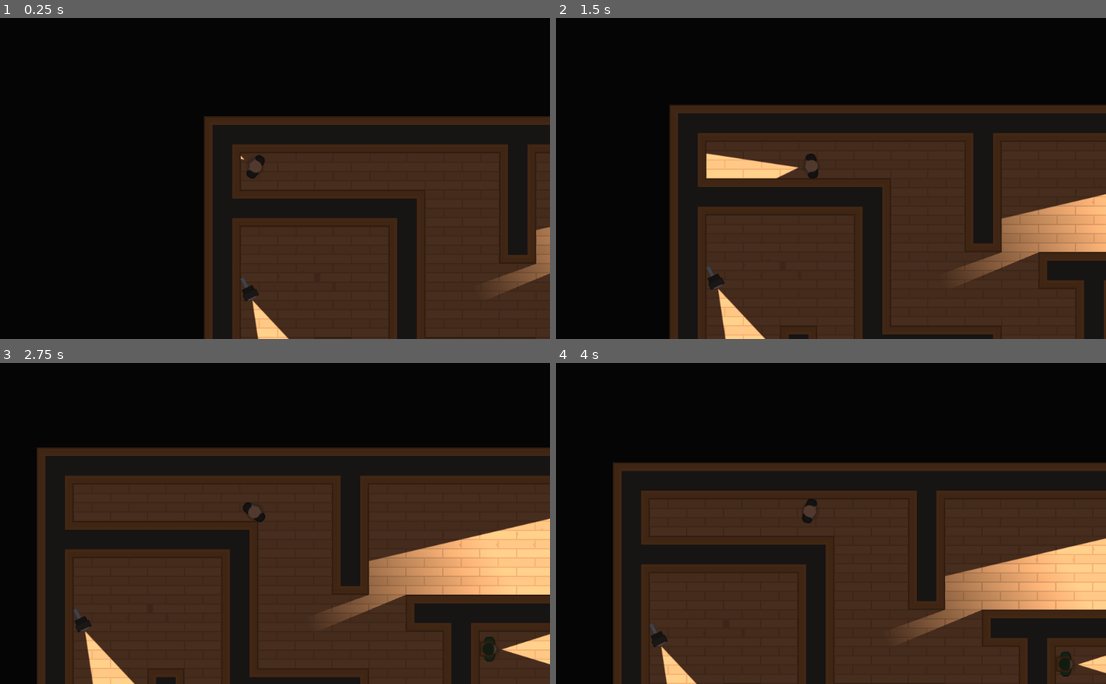
Above: before the commit, frames 1-4 (two rows, left to right).
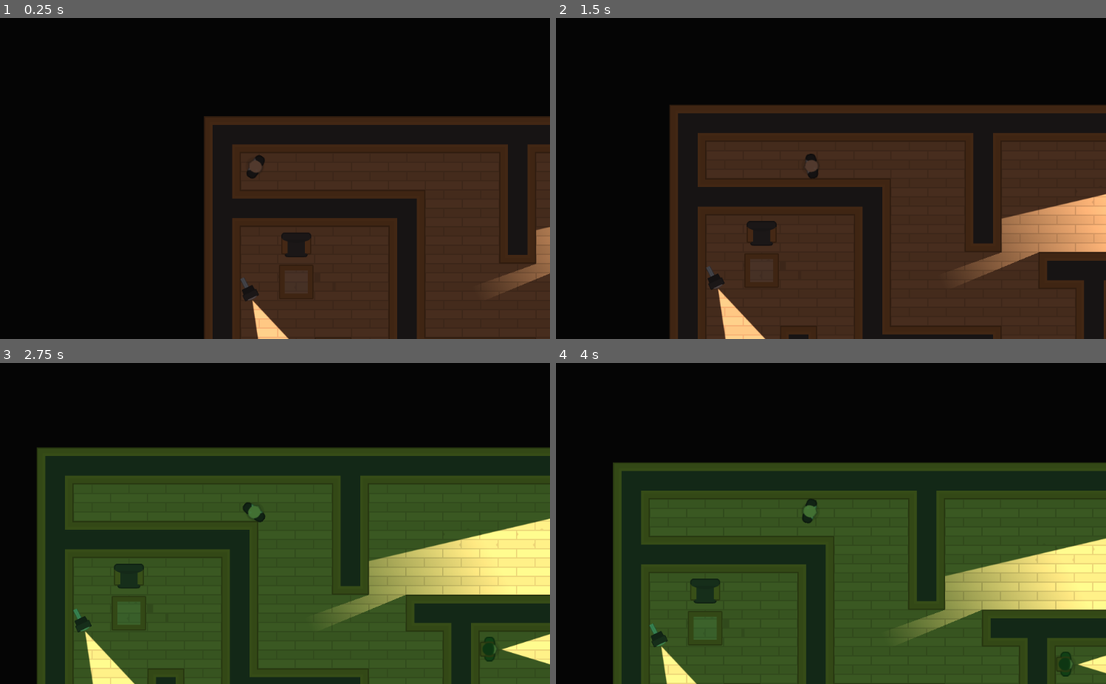
Above: after the commit, the same moments.

Repository: bruhify32/SpyTheGame
Game: Godot game, scene res://Levels/Level1.tscn
Same seed, same stepped clock (60 frames per second), same inputs: the game is played once before the commit and once after it. This scene is started directly instead of the project's main scene.
Inputs (mouse positions are in pixels of both pictures, inside the frame that each line leads up to):
- Up to frame 1 (0.25 s): no input
- Up to frame 2 (1.5 s): tap Enter at 0.5 s; move the mouse to (941, 149) at 0.52 s; hold D (move_right) 0.53-1.28 s; tap Space (torch_toggle, bound only before the commit) at 0.6, 1.35 s; move the mouse to (693, 184) at 1.27 s; hold S (move_down) from 1.28 s (still down)
- Up to frame 3 (2.75 s): move the mouse to (313, 436) at 2.02 s; release S (move_down) at 2.03 s; hold D (move_right) from 2.03 s (still down); tap Space (torch_toggle, bound only before the commit) at 2.1 s
- Up to frame 4 (4 s): move the mouse to (781, 581) at 2.77 s; release D (move_right) at 2.78 s; hold W (move_up) 2.78-3.53 s; tap Space (torch_toggle, bound only before the commit) at 2.85, 3.6 s; move the mouse to (990, 562) at 3.52 s; hold A (move_left) from 3.53 s (still down)

The runs differ from the first frame. In frame 1, 0.3% of the frame differs, in the area x 43-57%, y 42-75%; in frame 2, 1.2%; in frame 3, 53%, in the area x 6-100%, y 26-100%; in frame 4, 48%.
Error after the commit: Invalid get index '0' (on base: 'Array'). (res://Character/guard.gd:24)

Commit message:
added audio, navigation, enemy path.

Diff:
--- a/Character/Player.gd
+++ b/Character/Player.gd
@@ -24,5 +24,5 @@
         motion.x = lerp(motion.x,0,FRICTION);
 
 func _input(event):
-    if Input.is_action_just_pressed("torch_toggle"):
-        torch.enabled = !torch.enabled;
+    if Input.is_action_just_pressed("torch_vision_mode"):
+        get_tree().call_group("Interface","cycle_vision_mode");
--- a/Character/Player.tscn
+++ b/Character/Player.tscn
@@ -1,9 +1,8 @@
-[gd_scene load_steps=5 format=2]
+[gd_scene load_steps=4 format=2]
 
 [ext_resource path="res://GFX/PNG/Hitman 1/hitman1_stand.png" type="Texture" id=1]
 [ext_resource path="res://Character/template_character.tscn" type="PackedScene" id=2]
 [ext_resource path="res://Character/Player.gd" type="Script" id=3]
-[ext_resource path="res://Lightmaps/Torch.tscn" type="PackedScene" id=4]
 
 [node name="Player" instance=ExtResource( 2 )]
 collision_mask = 6
@@ -11,6 +10,3 @@
 
 [node name="Sprite" parent="." index="0"]
 texture = ExtResource( 1 )
-
-[node name="Torch" parent="." index="2" instance=ExtResource( 4 )]
-position = Vector2( 16, 0 )
--- a/Character/guard.gd
+++ b/Character/guard.gd
@@ -1 +1,50 @@
 extends "res://Character/NPCs/player_detection.gd"
+
+onready var navigation : Navigation2D = get_tree().get_root().find_node("Navigation2D",true,false);
+onready var destinations : Node2D = navigation.get_node("Destinations");
+
+var motion : Vector2 = Vector2();
+var possible_destinations : Array;
+var path : Array;
+
+onready var timer : Timer = $Timer;
+
+export var min_arival_distance : int = 5;
+export var walk_speed : float = 0.5;
+
+func _ready():
+	randomize();
+	possible_destinations = destinations.get_children();
+	make_path();
+
+func _physics_process(delta):
+	navigate();
+
+func navigate():
+	var distance_to_destination = position.distance_to(path[0]);
+	if distance_to_destination > min_arival_distance:
+		move();
+	else:
+		update_path();
+
+func update_path():
+	if path.size() == 1:
+		if timer.is_stopped():
+			timer.start();
+	else:
+		path.remove(0);
+
+
+func move():
+	look_at(path[0]);
+	motion = (path[0]-position).normalized() * (MAX_SPEED * walk_speed);
+	if is_on_wall():
+		make_path();
+	move_and_slide(motion);
+
+func make_path():
+	var new_destination = possible_destinations[randi()% possible_destinations.size()-1];
+	path = navigation.get_simple_path(position,new_destination.position,false);
+
+func _on_Timer_timeout():
+	make_path();
--- a/Character/guard.tscn
+++ b/Character/guard.tscn
@@ -14,3 +14,9 @@
 
 [node name="Torch" parent="." index="3" instance=ExtResource( 3 )]
 position = Vector2( 13.329, 0 )
+
+[node name="Timer" type="Timer" parent="." index="4"]
+wait_time = 3.0
+one_shot = true
+
+[connection signal="timeout" from="Timer" to="." method="_on_Timer_timeout"]
--- a/Levels/Level1.tscn
+++ b/Levels/Level1.tscn
@@ -8,6 +8,21 @@
 
 [node name="TileMap" parent="Navigation2D" index="0"]
 tile_data = PoolIntArray( 0, 2, 0, 1, 2, 2, 2, 2, 2, 3, 2, 2, 4, 2, 2, 5, 2, 2, 6, 2, 2, 7, 2, 2, 8, 2, 3, 9, 2, 2, 10, …(8081 unchanged characters)…
+
+[node name="Destination" type="Position2D" parent="Navigation2D/Destinations" index="0"]
+position = Vector2( 113.265, 656.937 )
+
+[node name="Destination2" type="Position2D" parent="Navigation2D/Destinations" index="1"]
+position = Vector2( 1529.08, 966.527 )
+
+[node name="Destination3" type="Position2D" parent="Navigation2D/Destinations" index="2"]
+position = Vector2( 783.416, 1119.44 )
+
+[node name="Destination4" type="Position2D" parent="Navigation2D/Destinations" index="3"]
+position = Vector2( 1576.27, 152.908 )
+
+[node name="Furniture" parent="Navigation2D" index="2"]
+tile_data = PoolIntArray( 65560, 1610612736, 0, 65561, 1610612736, 0, 131092, 1610612736, 0, 131096, 1, 0, 131097, 1610612737, 0, 196610, 1610612736, 0, 196627, 1, 0, 196628, 2, 0, 196629, 1610612737, 0, 262146, -1610612733, 0, 262163, 0, 0, 262165, 0, 0, 262169, 1610612736, 0, 327704, -1610612736, 0, 327705, -1073741821, 0, 327706, -1073741824, 0, 458777, -1073741821, 0, 458778, -1073741824, 0, 524306, 1, 0, 524307, 2, 0, 524308, 2, 0, 524309, 1610612737, 0, 589834, -1073741824, 0, 589843, 0, 0, 589845, 0, 0, 655386, -1073741824, 0, 720906, -1073741824, 0, 720922, -1073741824, 0, 786435, 1610612736, 0, 851970, 1, 0, 851971, 2, 0, 851972, 1610612737, 0, 851978, -1073741824, 0, 851980, -1610612736, 0, 851981, 1, 0, 851982, 2, 0, 851983, 1610612737, 0, 851985, -1073741824, 0, 917506, 0, 0, 917508, 0, 0, 1179652, 0, 0, 1179653, 0, 0, 1179656, 0, 0, 1179658, 0, 0, 1179660, 0, 0, 1179662, 0, 0, 1179664, 0, 0 )
 
 [node name="SecurityCamera" parent="SecurityCams" index="0" instance=ExtResource( 2 )]
 position = Vector2( 73.6222, 295.479 )
--- a/Levels/TemplateLevel.tscn
+++ b/Levels/TemplateLevel.tscn
@@ -1,7 +1,141 @@
-[gd_scene load_steps=3 format=2]
+[gd_scene load_steps=15 format=2]
 
 [ext_resource path="res://Tiles/TileSet.tres" type="TileSet" id=1]
 [ext_resource path="res://Character/Player.tscn" type="PackedScene" id=2]
+[ext_resource path="res://GFX/Tilesheet/tilesheet_complete.png" type="Texture" id=3]
+[ext_resource path="res://Lightmaps/VisionMode.tscn" type="PackedScene" id=4]
+
+[sub_resource type="OccluderPolygon2D" id=6]
+polygon = PoolVector2Array( 14.0498, 11.8171, 13.7708, 11.259, 48.3768, 11.259, 52.0049, 14.8871, 55.912, 15.7242, 58.4238, 47.5396, 56.1912, 53.1212, 10.1426, 54.5166, 5.39819, 47.8186, 5.67737, 15.1661, 11.259, 15.1661 )
+
+[sub_resource type="ConvexPolygonShape2D" id=1]
+points = PoolVector2Array( 13.8265, 10.8125, 13.4917, 12.8219, 48.9908, 12.4869, 56.0237, 17.5105, 56.0237, 51.3351, 10.1427, 54.0143, 7.12854, 16.8407 )
+
+[sub_resource type="OccluderPolygon2D" id=7]
+polygon = PoolVector2Array( 0, 0, 64, 0, 64, 64, 0, 64 )
+
+[sub_resource type="ConvexPolygonShape2D" id=2]
+points = PoolVector2Array( 0, 0, 64, 0, 64, 64, 0, 64 )
+
+[sub_resource type="OccluderPolygon2D" id=8]
+polygon = PoolVector2Array( 0, 0, 64, 0, 64, 64, 0, 64 )
+
+[sub_resource type="ConvexPolygonShape2D" id=3]
+points = PoolVector2Array( 0, 0, 64, 0, 64, 64, 0, 64 )
+
+[sub_resource type="OccluderPolygon2D" id=9]
+polygon = PoolVector2Array( 0, 0, 64, 0, 64, 64, 0, 64 )
+
+[sub_resource type="ConvexPolygonShape2D" id=4]
+points = PoolVector2Array( 0, 0, 64, 0, 64, 64, 0, 64 )
+
+[sub_resource type="OccluderPolygon2D" id=10]
+polygon = PoolVector2Array( 0, 0, 64, 0, 64, 64, 0, 64 )
+
+[sub_resource type="TileSet" id=5]
+0/name = "tilesheet_complete.png 0"
+0/texture = ExtResource( 3 )
+0/tex_offset = Vector2( 0, 0 )
+0/modulate = Color( 1, 1, 1, 1 )
+0/region = Rect2( 1152, 1152, 64, 64 )
+0/tile_mode = 0
+0/occluder_offset = Vector2( 0, 0 )
+0/occluder = SubResource( 6 )
+0/navigation_offset = Vector2( 0, 0 )
+0/shape_offset = Vector2( 0, 0 )
+0/shape_transform = Transform2D( 1, 0, 0, 1, 0, 0 )
+0/shape = SubResource( 1 )
+0/shape_one_way = false
+0/shape_one_way_margin = 1.0
+0/shapes = [ {
+"autotile_coord": Vector2( 0, 0 ),
+"one_way": false,
+"one_way_margin": 1.0,
+"shape": SubResource( 1 ),
+"shape_transform": Transform2D( 1, 0, 0, 1, 0, 0 )
+} ]
+0/z_index = 0
+1/name = "tilesheet_complete.png 1"
+1/texture = ExtResource( 3 )
+1/tex_offset = Vector2( 0, 0 )
+1/modulate = Color( 1, 1, 1, 1 )
+1/region = Rect2( 1280, 1088, 64, 64 )
+1/tile_mode = 0
+1/occluder_offset = Vector2( 0, 0 )
+1/occluder = SubResource( 7 )
+1/navigation_offset = Vector2( 0, 0 )
+1/shape_offset = Vector2( 0, 0 )
+1/shape_transform = Transform2D( 1, 0, 0, 1, 0, 0 )
+1/shape = SubResource( 2 )
+1/shape_one_way = false
+1/shape_one_way_margin = 1.0
+1/shapes = [ {
+"autotile_coord": Vector2( 0, 0 ),
+"one_way": false,
+"one_way_margin": 1.0,
+"shape": SubResource( 2 ),
+"shape_transform": Transform2D( 1, 0, 0, 1, 0, 0 )
+} ]
+1/z_index = 0
+2/name = "tilesheet_complete.png 2"
+2/texture = ExtResource( 3 )
+2/tex_offset = Vector2( 0, 0 )
+2/modulate = Color( 1, 1, 1, 1 )
+2/region = Rect2( 1344, 1088, 64, 64 )
+2/tile_mode = 0
+2/occluder_offset = Vector2( 0, 0 )
+2/occluder = SubResource( 8 )
+2/navigation_offset = Vector2( 0, 0 )
+2/shape_offset = Vector2( 0, 0 )
+2/shape_transform = Transform2D( 1, 0, 0, 1, 0, 0 )
+2/shape = SubResource( 3 )
+2/shape_one_way = false
+2/shape_one_way_margin = 1.0
+2/shapes = [ {
+"autotile_coord": Vector2( 0, 0 ),
+"one_way": false,
+"one_way_margin": 1.0,
+"shape": SubResource( 3 ),
+"shape_transform": Transform2D( 1, 0, 0, 1, 0, 0 )
+} ]
+2/z_index = 0
+3/name = "tilesheet_complete.png 3"
+3/texture = ExtResource( 3 )
+3/tex_offset = Vector2( 0, 0 )
+3/modulate = Color( 1, 1, 1, 1 )
+3/region = Rect2( 1472, 1088, 64, 64 )
+3/tile_mode = 0
+3/occluder_offset = Vector2( 0, 0 )
+3/occluder = SubResource( 9 )
+3/navigation_offset = Vector2( 0, 0 )
+3/shape_offset = Vector2( 0, 0 )
+3/shape_transform = Transform2D( 1, 0, 0, 1, 0, 0 )
+3/shape = SubResource( 4 )
+3/shape_one_way = false
+3/shape_one_way_margin = 1.0
+3/shapes = [ {
+"autotile_coord": Vector2( 0, 0 ),
+"one_way": false,
+"one_way_margin": 1.0,
+"shape": SubResource( 4 ),
+"shape_transform": Transform2D( 1, 0, 0, 1, 0, 0 )
+} ]
+3/z_index = 0
+4/name = "tilesheet_complete.png 4"
+4/texture = ExtResource( 3 )
+4/tex_offset = Vector2( 0, 0 )
+4/modulate = Color( 1, 1, 1, 1 )
+4/region = Rect2( 1408, 1088, 64, 64 )
+4/tile_mode = 0
+4/occluder_offset = Vector2( 0, 0 )
+4/occluder = SubResource( 10 )
+4/navigation_offset = Vector2( 0, 0 )
+4/shape_offset = Vector2( 0, 0 )
+4/shape_transform = Transform2D( 1, 0, 0, 1, 0, 0 )
+4/shape_one_way = false
+4/shape_one_way_margin = 0.0
+4/shapes = [  ]
+4/z_index = 0
 
 [node name="TemplateLevel" type="Node2D"]
 
@@ -14,14 +148,19 @@
 format = 1
 tile_data = PoolIntArray( 0, 2, 0, 1, 2, 2, 2, 2, 2, 3, 2, 2, 4, 2, 2, 5, 2, 1, 65536, 2, 65538, 65537, 3, 0, 65538, 3, 0, 65539, 3, 0, 65540, 3, 0, 65541, 2, 65538, 131072, 2, 65536, 131073, 2, 2, 131074, 2, 2, 131075, 2, 2, 131076, 2, 2, 131077, 2, 65537 )
 
+[node name="Destinations" type="Node2D" parent="Navigation2D"]
+
+[node name="Furniture" type="TileMap" parent="Navigation2D"]
+tile_set = SubResource( 5 )
+format = 1
+
 [node name="Player" parent="." instance=ExtResource( 2 )]
 position = Vector2( 88.156, 86.6565 )
 
 [node name="Camera2D" type="Camera2D" parent="Player"]
 current = true
 
-[node name="CanvasModulate" type="CanvasModulate" parent="."]
-color = Color( 0.321569, 0.278431, 0.278431, 1 )
+[node name="VisionMode" parent="." instance=ExtResource( 4 )]
 
 [node name="SecurityCams" type="Node2D" parent="."]
 
--- /dev/null
+++ b/Lightmaps/VisionMode.tscn
@@ -0,0 +1,11 @@
+[gd_scene load_steps=2 format=2]
+
+[ext_resource path="res://Lightmaps/vision_mode.gd" type="Script" id=1]
+
+[node name="VisionMode" type="CanvasModulate" groups=[
+"Interface",
+]]
+color = Color( 0.262745, 0.541176, 0.313726, 1 )
+script = ExtResource( 1 )
+
+[node name="AudioStreamPlayer2D" type="AudioStreamPlayer2D" parent="."]
--- /dev/null
+++ b/Lightmaps/vision_mode.gd
@@ -0,0 +1,28 @@
+extends CanvasModulate
+
+const DARK : Color = Color("524747");
+
+const NIGHT_VISION : Color = Color("438a50");
+
+onready var audio_stream_player : AudioStreamPlayer2D = $AudioStreamPlayer2D;
+onready var dark_mode_sound  = load("res://SFX/nightvision_off.wav");
+onready var night_vision_sound = load("res://SFX/nightvision.wav");
+
+func _ready():
+	color = DARK;
+
+func cycle_vision_mode():
+	if color == NIGHT_VISION:
+		dark_mode();
+	else:
+		night_vision_mode();
+
+func night_vision_mode():
+	color = NIGHT_VISION;
+	audio_stream_player.stream = night_vision_sound;
+	audio_stream_player.play();
+
+func dark_mode():
+	color = DARK;
+	audio_stream_player.stream = dark_mode_sound;
+	audio_stream_player.play();
--- a/Tiles/TileSet.tres
+++ b/Tiles/TileSet.tres
@@ -301,6 +301,30 @@
 
 [sub_resource type="ConvexPolygonShape2D" id=100]
 points = PoolVector2Array( 56.2937, 11.7948, 63.1256, 26.6643, 61.1162, 47.16, 41.0223, 61.2258, 14.0966, 58.0107, 6.05908, 49.9732, 1.23645, 30.2812, 6.86279, 11.7948, 19.321, 4.15915, 34.1904, 2.95352 )
+
+[sub_resource type="NavigationPolygon" id=101]
+vertices = PoolVector2Array( 0, 0, 64, 0, 64, 64, 0, 64 )
+polygons = [ PoolIntArray( 0, 1, 2, 3 ) ]
+
+[sub_resource type="NavigationPolygon" id=102]
+vertices = PoolVector2Array( 0, 0, 64, 0, 64, 64, 0, 64 )
+polygons = [ PoolIntArray( 0, 1, 2, 3 ) ]
+
+[sub_resource type="NavigationPolygon" id=103]
+vertices = PoolVector2Array( 0, 0, 64, 0, 64, 64, 0, 64 )
+polygons = [ PoolIntArray( 0, 1, 2, 3 ) ]
+
+[sub_resource type="NavigationPolygon" id=104]
+vertices = PoolVector2Array( 0, 0, 64, 0, 64, 64, 0, 64 )
+polygons = [ PoolIntArray( 0, 1, 2, 3 ) ]
+
+[sub_resource type="NavigationPolygon" id=105]
+vertices = PoolVector2Array( 0, 0, 64, 0, 64, 64, 0, 64 )
+polygons = [ PoolIntArray( 0, 1, 2, 3 ) ]
+
+[sub_resource type="NavigationPolygon" id=106]
+vertices = PoolVector2Array( 0, 0, 64, 0, 64, 64, 0, 64 )
+polygons = [ PoolIntArray( 0, 1, 2, 3 ) ]
 
 [resource]
 0/name = "Wall"
@@ -688,7 +712,7 @@
 3/autotile/tile_size = Vector2( 64, 64 )
 3/autotile/spacing = 0
 3/autotile/occluder_map = [  ]
-3/autotile/navpoly_map = [  ]
+3/autotile/navpoly_map = [ Vector2( 0, 0 ), SubResource( 101 ), Vector2( 1, 0 ), SubResource( 102 ), Vector2( 2, 0 ), SubResource( 103 ), Vector2( 3, 0 ), SubResource( 104 ), Vector2( 4, 0 ), SubResource( 105 ), Vector2( 5, 0 ), SubResource( 106 ) ]
 3/autotile/priority_map = [ Vector3( 4, 0, 2 ) ]
 3/autotile/z_index_map = [  ]
 3/occluder_offset = Vector2( 0, 0 )
--- a/project.godot
+++ b/project.godot
@@ -36,7 +36,7 @@
 "events": [ Object(InputEventKey,"resource_local_to_scene":false,"resource_name":"","device":0,"alt":false,"shift":false,"control":false,"meta":false,"command":false,"pressed":false,"scancode":68,"unicode":0,"echo":false,"script":null)
  ]
 }
-torch_toggle={
+torch_vision_mode={
 "deadzone": 0.5,
 "events": [ Object(InputEventKey,"resource_local_to_scene":false,"resource_name":"","device":0,"alt":false,"shift":false,"control":false,"meta":false,"command":false,"pressed":false,"scancode":32,"unicode":0,"echo":false,"script":null)
  ]
Not shown: 1 places in Tiles/TileSet.tres that only renumber resources
